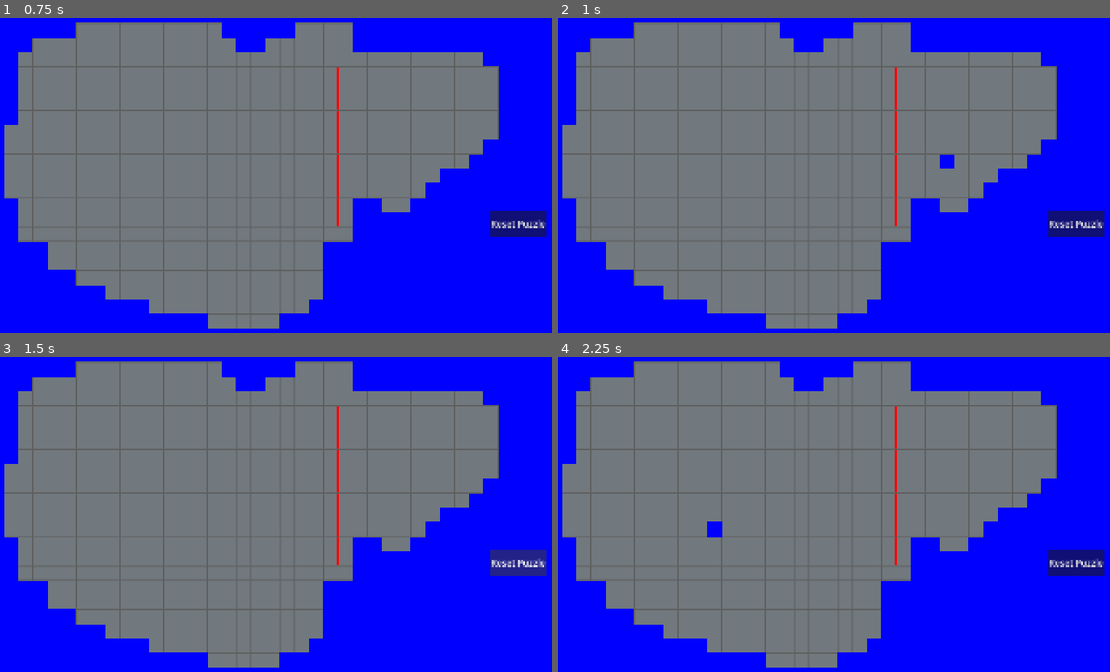
Above: before the commit, frames 1-4 (two rows, left to right).
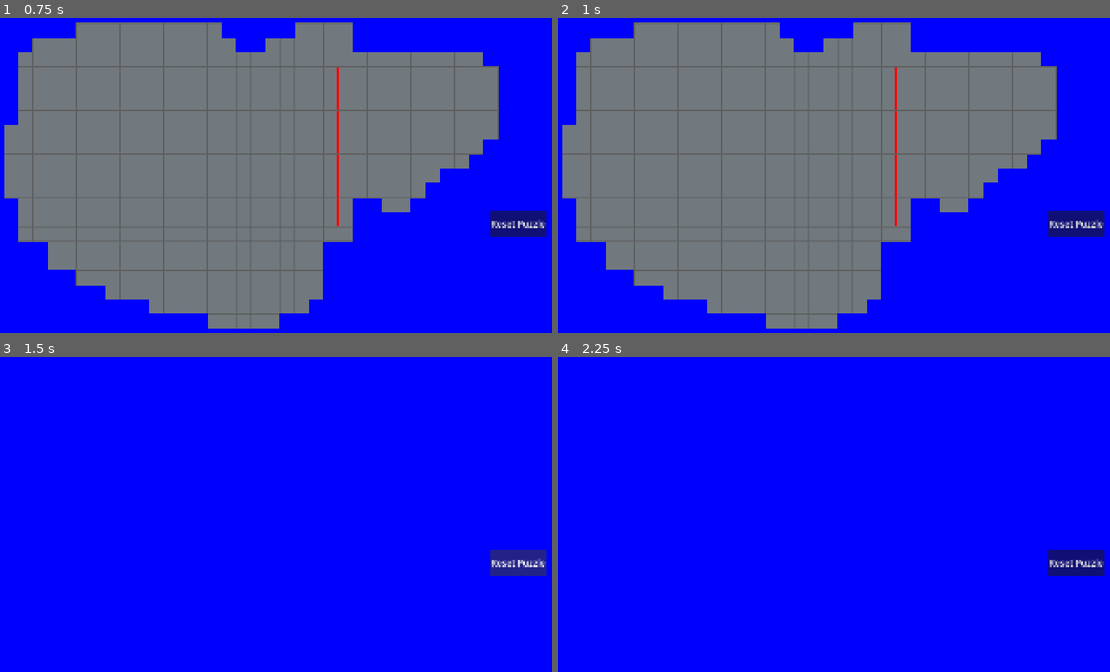
Above: after the commit, the same moments.

Repository: Exponential182/Pukehinau-Peril
Game: Godot game, scene res://prefabs/forge_puzzle.tscn
Same seed, same stepped clock (60 frames per second), same inputs: the game is played once before the commit and once after it. This scene is started directly instead of the project's main scene.
Inputs (mouse positions are in pixels of both pictures, inside the frame that each line leads up to):
- Up to frame 1 (0.75 s): tap Enter at 0.5 s; move the mouse to (391, 156) at 0.52 s; hold D (right) from 0.53 s (still down); tap E (interact) at 0.6 s
- Up to frame 2 (1 s): keep holding D (right); click (949, 156) at 0.8 s
- Up to frame 3 (1.5 s): release D (right) at 1.25 s; click "Reset Puzzle" at 1.25 s
- Up to frame 4 (2.25 s): move the mouse to (707, 527) at 2.02 s; hold S (down) from 2.03 s (still down); click (707, 527) at 2.1 s

Frame 1 is identical in both runs. In frame 2, 0.1% of the frame differs, in the area x 69-72%, y 43-48%; in frame 3, 62%, in the area x 0-91%, y 1-99%; in frame 4, 62%.
Error after the commit: Invalid access to property or key 'forge_puzzle_completed' on a base object of type 'Window'. (res://scripts/forge_puzzle.gd:17)

Commit message:
Added forge puzzle to main scene to make it accesible, added help text

Diff:
--- a/prefabs/forge_puzzle.tscn
+++ b/prefabs/forge_puzzle.tscn
@@ -5,18 +5,20 @@
 [ext_resource type="Texture2D" uid="uid://wa6okxa0m5tx" path="res://assets/blue_background.svg" id="4_6rt1s"]
 
 [node name="forge_puzzle" type="Node2D" unique_id=2044794346]
+z_index = 100
 script = ExtResource("1_y8w8l")
 
 [node name="grid_handler" parent="." unique_id=397140835 instance=ExtResource("3_6rt1s")]
+z_index = 100
 
 [node name="background" type="Sprite2D" parent="." unique_id=13490364]
-z_index = -100
+z_index = 99
 scale = Vector2(12, 6.786)
 texture = ExtResource("4_6rt1s")
 centered = false
 
 [node name="reset_button" type="Button" parent="." unique_id=512851482]
-z_index = 5
+z_index = 105
 offset_left = 1700.0
 offset_top = 666.0
 offset_right = 1888.0
@@ -26,7 +28,7 @@
 
 [node name="checkpoint_button" type="Button" parent="." unique_id=1690203314]
 visible = false
-z_index = 5
+z_index = 105
 offset_left = 1691.0
 offset_top = 786.0
 offset_right = 1894.0
@@ -38,7 +40,7 @@
 
 [node name="win_indicator" type="Label" parent="." unique_id=384919517]
 visible = false
-z_index = 10
+z_index = 110
 offset_left = 770.0
 offset_top = 69.0
 offset_right = 1239.0
--- a/prefabs/main_level.tscn
+++ b/prefabs/main_level.tscn
@@ -48,6 +48,30 @@
 
 [node name="puzzle_areas" type="Node2D" parent="." unique_id=1004798896]
 
+[node name="forge_puzzle" type="Area2D" parent="puzzle_areas" unique_id=539822609]
+modulate = Color(0, 1, 0, 1)
+position = Vector2(437, 824)
+collision_mask = 3
+priority = 1
+script = ExtResource("2_fypyd")
+
+[node name="area" type="CollisionShape2D" parent="puzzle_areas/forge_puzzle" unique_id=1621766289]
+position = Vector2(-0.5, 3)
+shape = SubResource("RectangleShape2D_su5do")
+
+[node name="sprite_2d" type="Sprite2D" parent="puzzle_areas/forge_puzzle" unique_id=1011985555]
+position = Vector2(-0.99998474, 2.9999933)
+scale = Vector2(2.6093752, 1.3124999)
+texture = ExtResource("2_ofjge")
+
+[node name="label" type="Label" parent="puzzle_areas/forge_puzzle" unique_id=1197544472]
+offset_left = -99.0
+offset_top = -180.0
+offset_right = 51.0
+offset_bottom = -103.0
+theme_override_font_sizes/font_size = 50
+text = "Forge Puzzle"
+
 [node name="vertical_puzzle" type="Area2D" parent="puzzle_areas" unique_id=2119357602]
 modulate = Color(0, 1, 0, 1)
 position = Vector2(1697, 140)
@@ -73,6 +97,19 @@
 z_index = 20
 position = Vector2(268, 217)
 
+[node name="help_text" type="Label" parent="." unique_id=1469192801]
+offset_left = 399.0
+offset_top = 109.0
+offset_right = 789.0
+offset_bottom = 322.0
+theme_override_font_sizes/font_size = 30
+text = "Use WASD to move
+E to interact with puzzle areas
+Space in right puzzle
+Left click in forge puzzle"
+
+[connection signal="body_entered" from="puzzle_areas/forge_puzzle" to="puzzle_areas/forge_puzzle" method="_on_body_entered"]
+[connection signal="body_exited" from="puzzle_areas/forge_puzzle" to="puzzle_areas/forge_puzzle" method="_on_body_exited"]
 [connection signal="body_entered" from="puzzle_areas/vertical_puzzle" to="puzzle_areas/vertical_puzzle" method="_on_body_entered"]
 [connection signal="body_exited" from="puzzle_areas/vertical_puzzle" to="puzzle_areas/vertical_puzzle" method="_on_body_exited"]
 [connection signal="summon_puzzle" from="player" to="puzzles" method="_on_player_summon_puzzle"]
--- a/project.godot
+++ b/project.godot
@@ -63,7 +63,7 @@
 }
 left_click={
 "deadzone": 0.2,
-"events": [Object(InputEventMouseButton,"resource_local_to_s …(115 unchanged characters)… alse,"meta_pressed":false,"button_mask":1,"position":Vector2(291, 16),"global_position":Vector2(300, 64),"factor":1.0,"button_index":1,"canceled":false,"pressed":true,"double_click":false,"script":null)
+"events": [Object(InputEventMouseButton,"resource_local_to_s …(115 unchanged characters)… alse,"meta_pressed":false,"button_mask":0,"position":Vector2(0, 0),"global_position":Vector2(0, 0),"factor":1.0,"button_index":1,"canceled":false,"pressed":false,"double_click":false,"script":null)
 ]
 }
 
--- a/scripts/forge_puzzle.gd
+++ b/scripts/forge_puzzle.gd
@@ -1,4 +1,6 @@
 extends Node2D
+
+signal puzzle_completed
 
 var start_grid_states = {}
 var live_grid_states = {}
@@ -11,6 +13,9 @@
 func _ready():
 	var stage_1_grid = []
 	var stage_2_grid = []
+
+	puzzle_completed.connect(get_parent().forge_puzzle_completed)
+
 
 	# Compose Grid for Stage 1
 	stage_select(1)
@@ -121,7 +126,9 @@
 				$grid_handler/stage_2.show()
 			elif current_stage == 2:
 				$win_indicator.show()
-
+				puzzle_completed.emit()
+				await get_tree().create_timer(2).timeout
+				self.queue_free()
 
 func _on_reset_button_pressed():
 	$grid_handler.free()
--- a/scripts/puzzle_areas.gd
+++ b/scripts/puzzle_areas.gd
@@ -6,4 +6,4 @@
 	body.current_puzzle = self.name
 
 func _on_body_exited(body):
-	body.can_start_puzzle = true
+	body.can_start_puzzle = false
--- a/scripts/puzzles.gd
+++ b/scripts/puzzles.gd
@@ -2,9 +2,16 @@
 
 @onready var puzzles = {
 	"vertical_puzzle" : preload("res://prefabs/vertical_puzzle.tscn"),
+	"forge_puzzle" : preload("res://prefabs/forge_puzzle.tscn")
 }
+
 func _on_player_summon_puzzle(puzzle_name) -> void:
 	print(puzzle_name)
 	var spawned_puzzle = puzzles[puzzle_name].instantiate()
 	self.add_child(spawned_puzzle)
 	spawned_puzzle.position = self.position
+
+
+func forge_puzzle_completed():
+	$"../puzzle_areas/forge_puzzle".modulate = Color("red")
+	$"../player".is_puzzling = false
